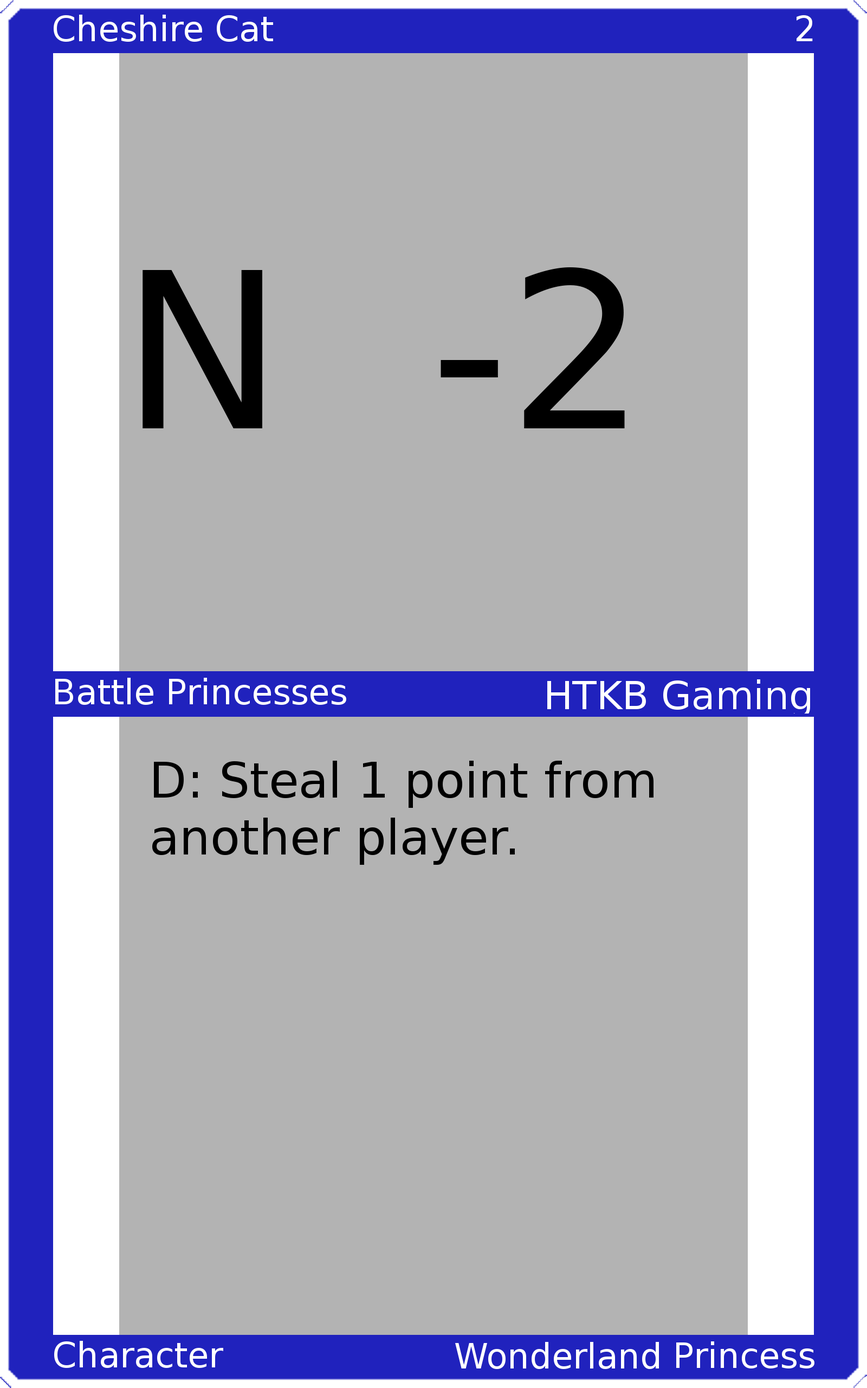
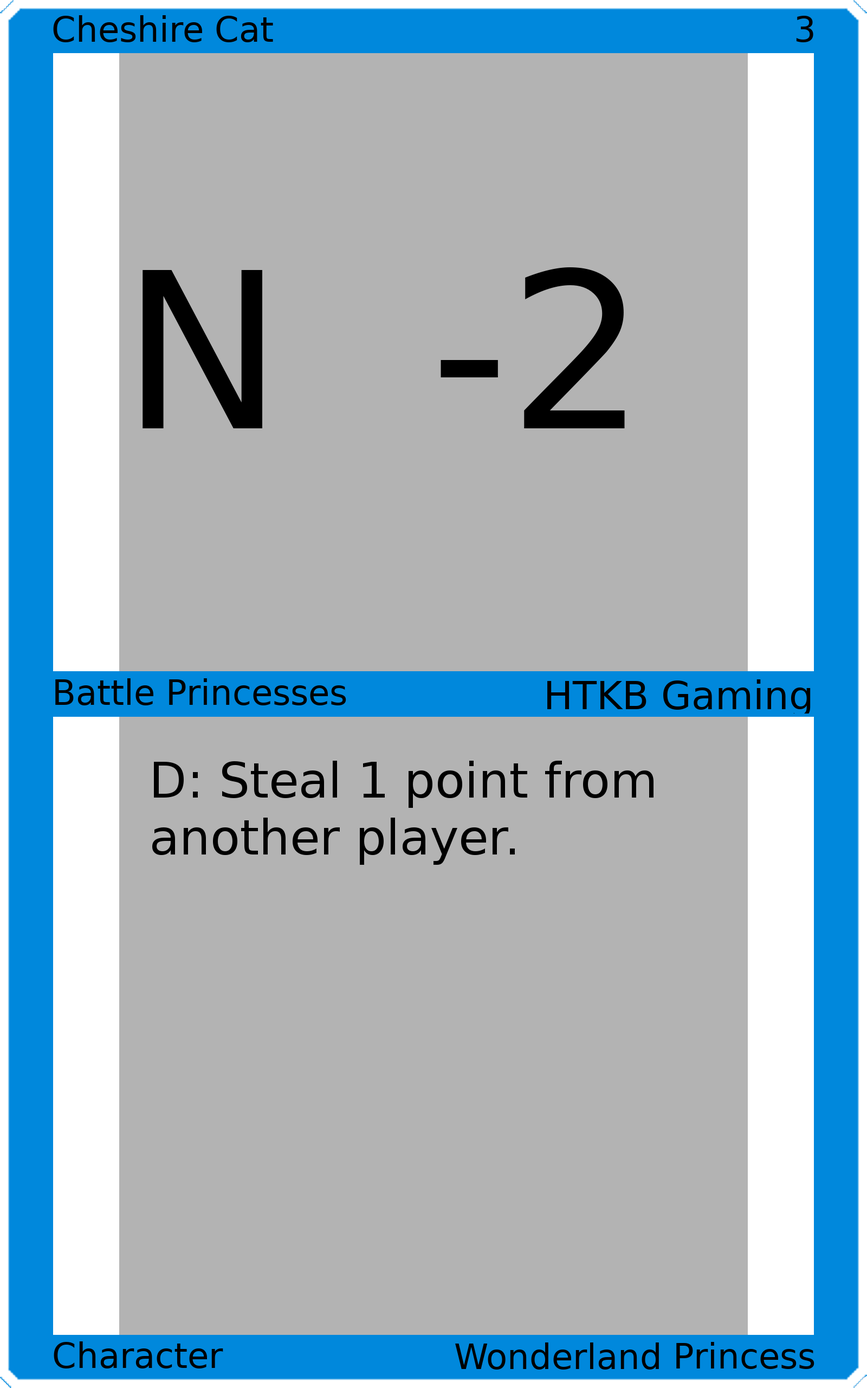
Layered file, before and after one edit (867x1388). Changes by layer:
painted on "Upper Left" over [53, 14, 274, 43]
painted on "Upper Right" over [796, 15, 814, 43]
painted on "Mid Left" over [55, 677, 347, 706]
painted on "Mid Right" over [547, 679, 811, 714]
painted on "Bottom Left" over [53, 1340, 224, 1369]
painted on "Bottom Right" over [455, 1340, 815, 1370]
painted on "Border" over [0, 0, 867, 1388]
